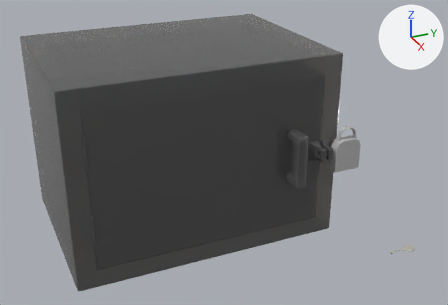
A saved change to the FBX model Assets/Imports/Vault.fbx.
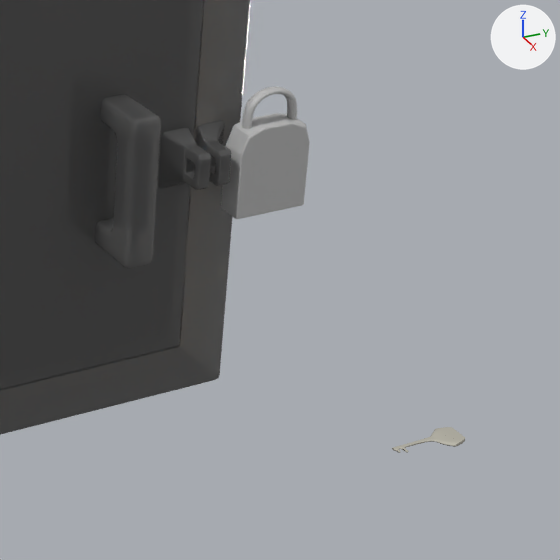
Each version is shown whole from a 50 mm camera at (0.0289, -0.0609, 0.0501) aimed at (-0.0069, -0.0448, 0.0321), then close up on the part from 56% to 100% of the width and 31% to 96% of the height. The lights are fixed; the arrows at upper right show +X, +Y and +Z. Where no turn or scale is listed for an object, it has been applied to the vertices. Vertices at the same position are counted once.

In view in the first close-up: 'Key', 'Lock', 'LockPart', 'Vault', 'VaultDoor', 'VaultHandle', 'pCube2', 'pCube3'.
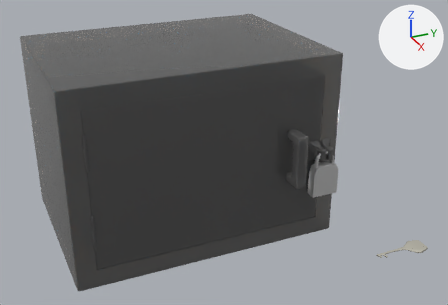
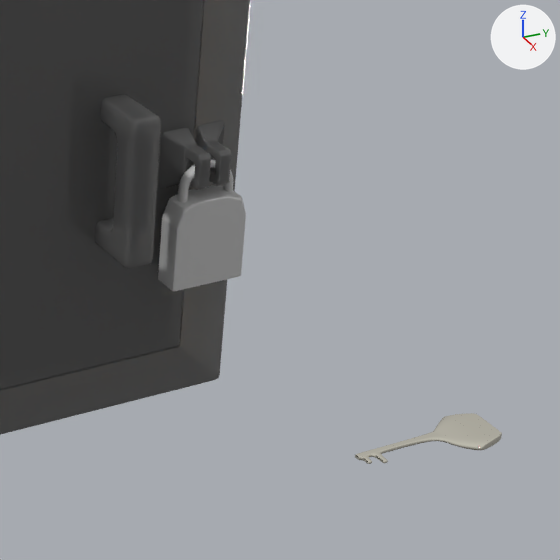
Commit message: doubled the key size

Where the newer file only moved an object's origin or applied its transform, the numbers keep the older frame.

Changed parts and their boxes (x1, y1, x2, y2) in the close-ups (560 x 560 px):
'Lock', moved: before (221, 113, 310, 219); after (158, 185, 246, 291)
'Key', mesh rescaled (100% wider, 93% taller): before (392, 427, 465, 453); after (355, 413, 502, 464)
'LockPart', moved: before (242, 86, 297, 129); after (177, 160, 233, 202)

The change in detail:
me_mesh_007 has 2866 vertices, 2864 faces and spans x -0.00038..0.00038, y -0.00093..0.00093, z -0.00005..0.00005.
me_mesh_007 is used by ob_key; location (0.00116, -0.03509, 0.02633).
me_mesh_007 part 2: the whole mesh is scaled about its middle by (1.89, 2.01, 1.92), then moved by (0.00002, -0.00005, 0.0).
me_mesh_008 has 2522 vertices, 2520 faces and spans x -0.0001..0.00019, y -0.000732..0.000728, z 0.000347..0.001764.
me_mesh_008 is used by ob_lockpart; location (-0.00272, -0.03768, 0.03272).
me_mesh_008 part 1: the whole mesh is moved by (0.00003, 0.000002, -0.00163).
Object 'Lock' (ob_lock) moves from (-0.00275, -0.03829, 0.03346) to (-0.00277, -0.03992, 0.03189).
Object 'LockPart' (ob_lockpart) moves from (-0.00272, -0.03768, 0.03272) to (-0.00276, -0.03931, 0.03277).
